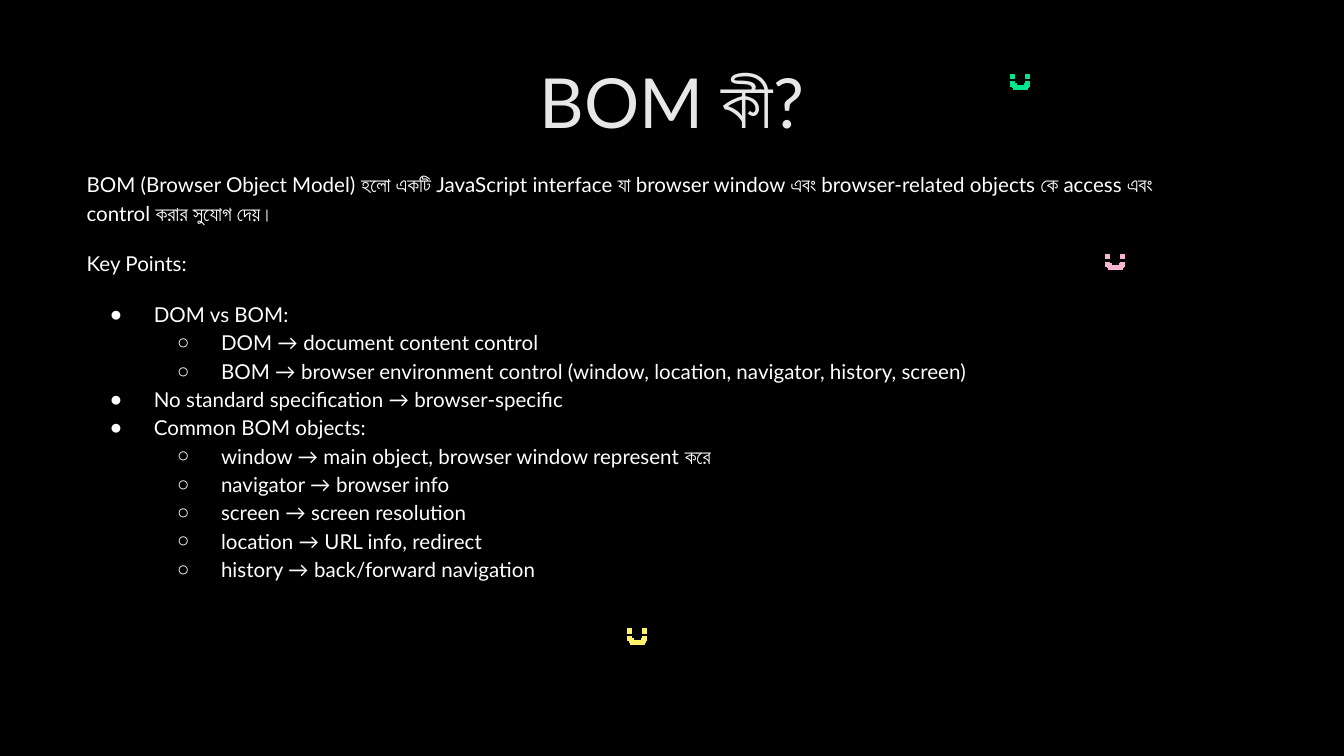
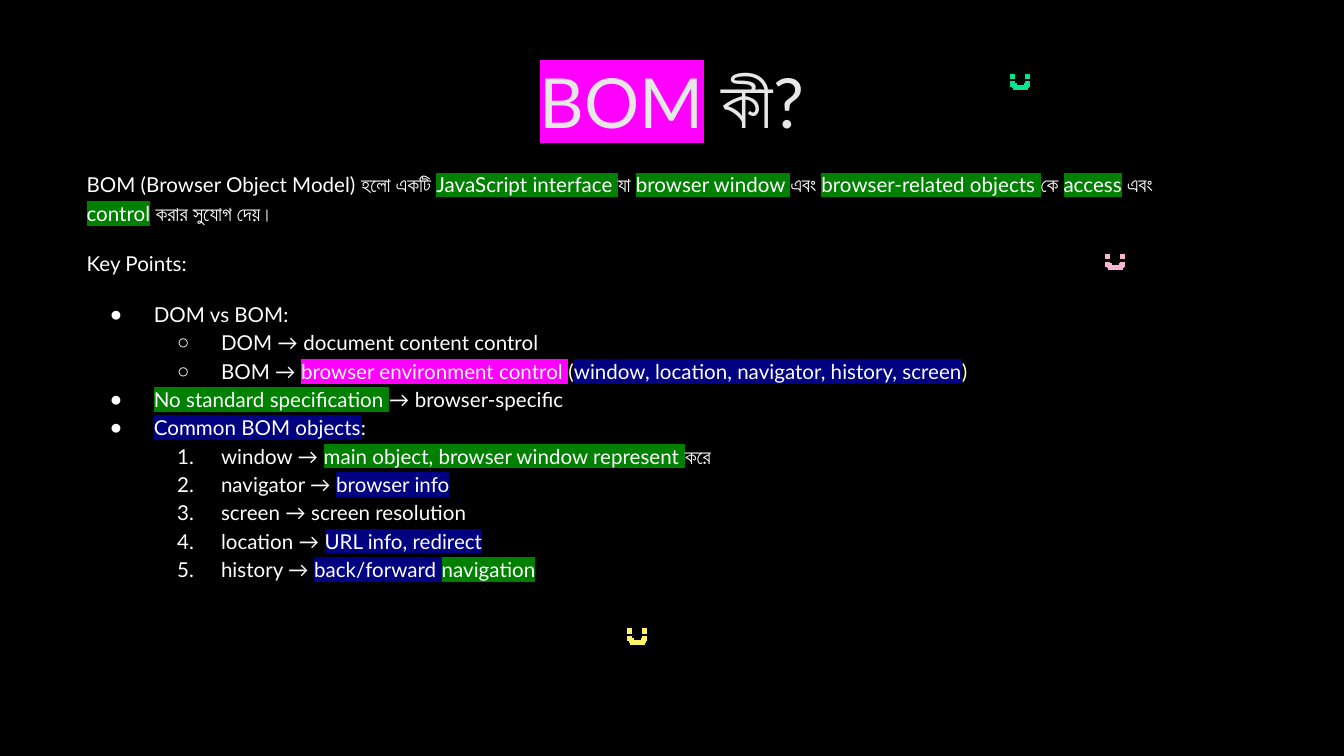
Before and after one commit to nabila-nuzhat/class-js, a slide deck: slide 60 of Interview Question JavaScript_HIGHLIGHTED.pptx. Drawn at 1344x756 pixels with LibreOffice and Linux fonts; fonts in the diff are those of the drawing. Boxes give left, top, right and bottom in pixels: in the first picture for what was removed or moved away, otherwise in the second. Text is boxed around its words. In the diff, an @@ line names an element or a change of style, - is before the commit and + after.

```diff
--- a/Interview Question JavaScript_HIGHLIGHTED.pptx
+++ b/Interview Question JavaScript_HIGHLIGHTED.pptx
@@ title "BOM কী?" at (540,74,804,129): highlight none to #FF00FF in "BOM" @@
@@ text at (87,176,1153,582): highlight none to #008000 in "JavaScript interface browser window browser-related objects  ...", "No standard specification", "main object, browser window represent", "navigation"; highlight none to #FF00FF in "browser environment control"; highlight none to #000080 in "(window, location, navigator, history, screen)", "Common BOM objects:", "browser info", "URL info, redirect" and 1 more places; bullet ○ to 1. @@
```
Also in this commit, not shown: 18 other slides changed, 1 slide removed.
